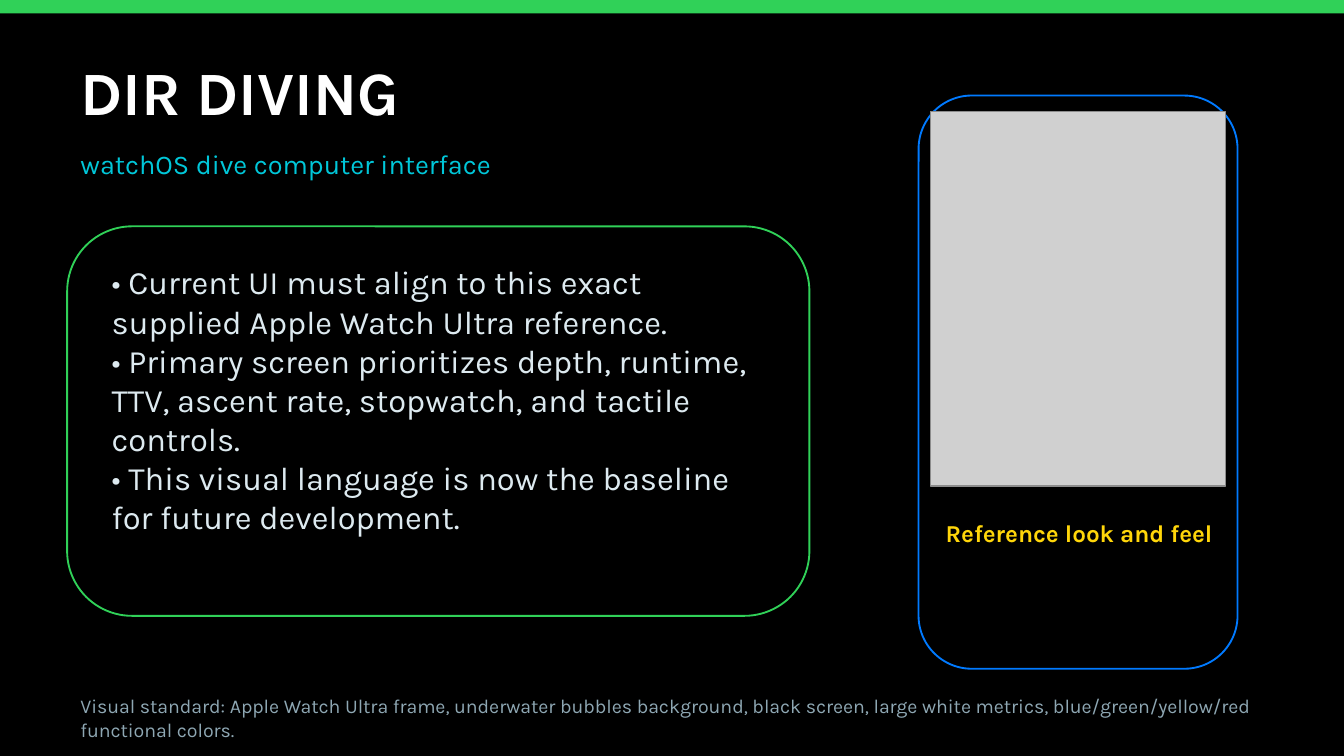
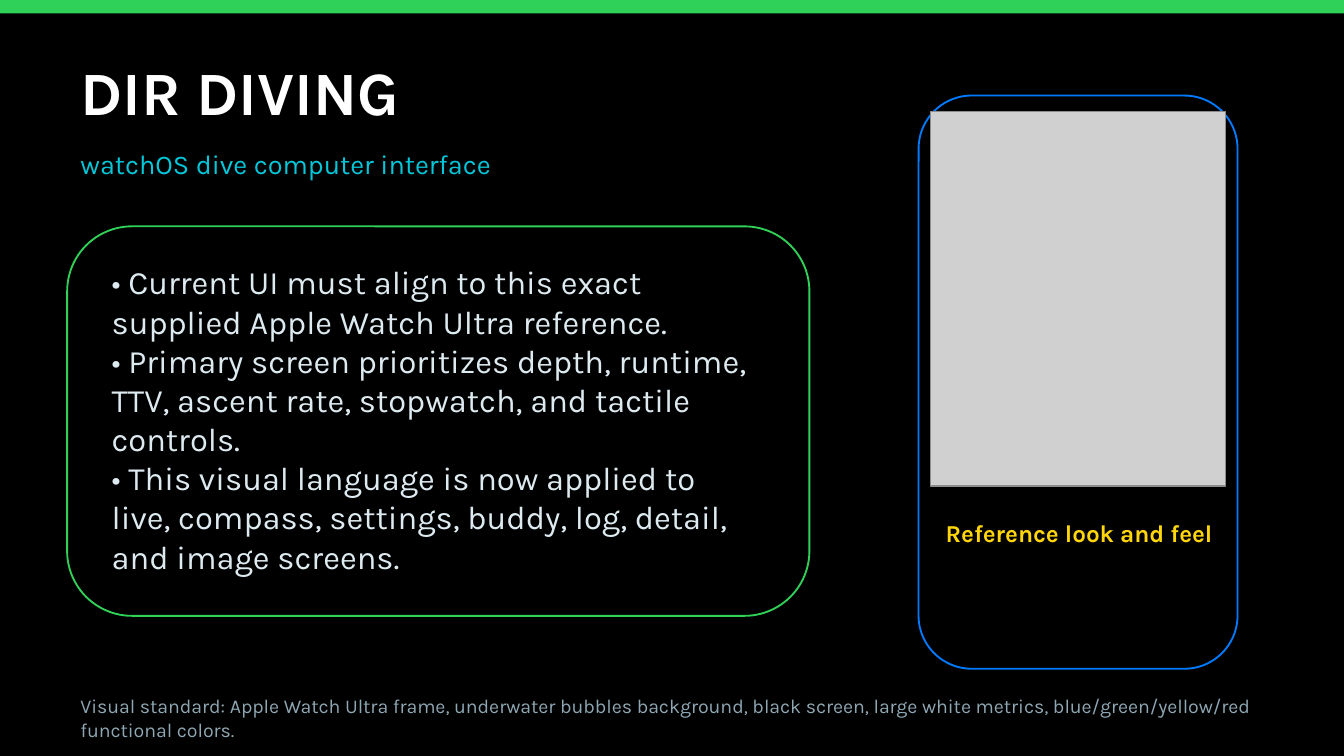
Before and after one commit to egopfe/DirDiving-App, a slide deck: slide 1 of DIR_DIVING_Project_Presentation.pptx. Drawn at 1344x756 pixels with LibreOffice and Linux fonts; fonts in the diff are those of the drawing; grey boxes stand for pictures. Boxes give left, top, right and bottom in pixels: in the first picture for what was removed or moved away, otherwise in the second. Text is boxed around its words. In the diff, an @@ line names an element or a change of style, - is before the commit and + after.

```diff
--- a/DIR_DIVING_Project_Presentation.pptx
+++ b/DIR_DIVING_Project_Presentation.pptx
@@ text at [112, 467, 727, 577]: text changed @@
-• This visual language is now the baseline for future development.
+• This visual language is now applied to live, compass, settings, buddy, log, detail, and image screens.
```
Also in this commit, not shown: 3 other slides changed, 3 other files.
